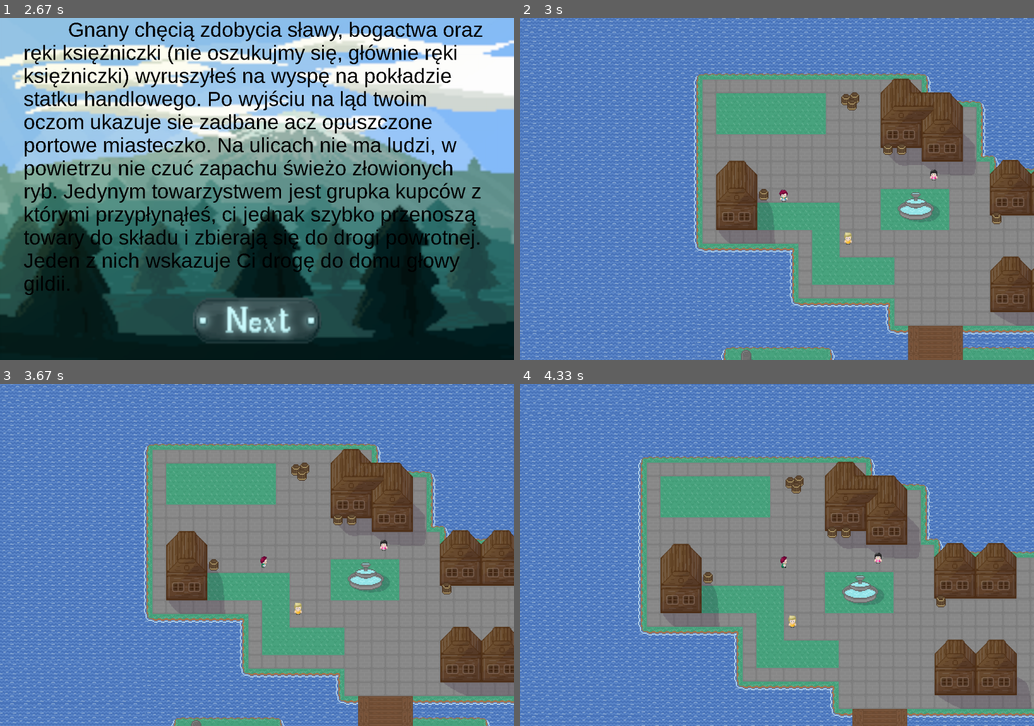
Above: before the commit, frames 1-4 (two rows, left to right).
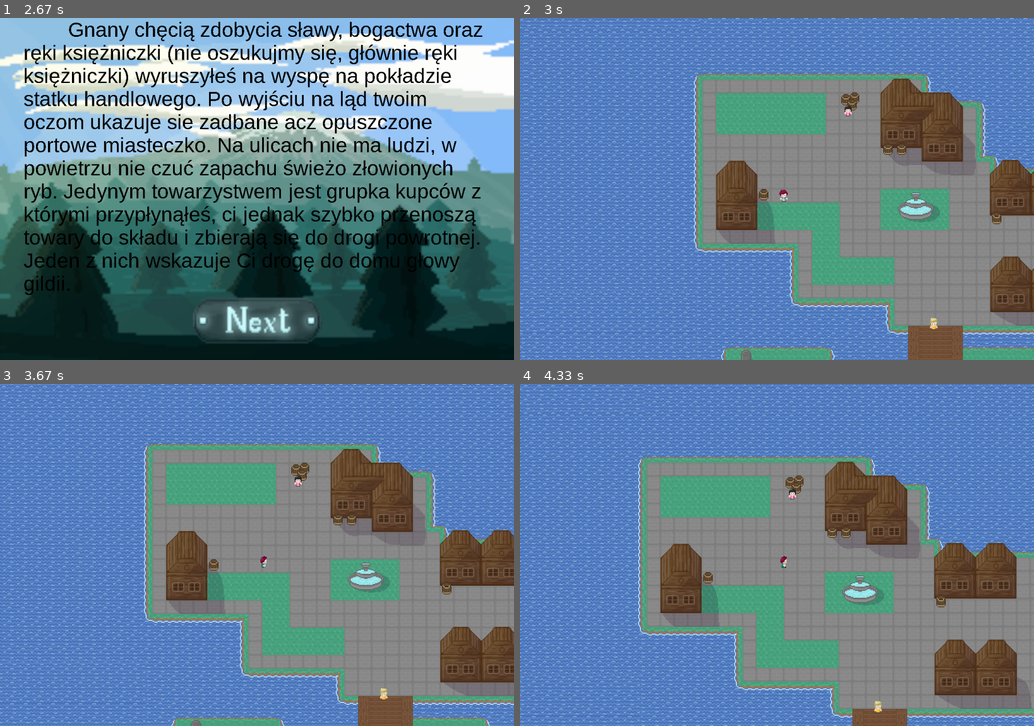
Above: after the commit, the same moments.

Repository: AGH-Narzedzia-Informatyczne-2020-2021/PyGame
Game: pygame game, started from nasza_gra/game.py
Same seed, same stepped clock (60 frames per second), same inputs: the game is played once before the commit and once after it.
Inputs (mouse positions are in pixels of both pictures, inside the frame that each line leads up to):
- Up to frame 1 (2.67 s): click (149, 267) at 0.38 s; click (257, 322) at 0.72 s; click (97, 137) at 1.05 s; click (257, 322) at 2.38 s
- Up to frame 2 (3 s): click (777, 322) at 2.72 s
- Up to frame 3 (3.67 s): hold Right 3-3.47 s; move the mouse to (185, 483) at 3.03 s; hold Up from 3.5 s (still down)
- Up to frame 4 (4.33 s): release Up at 3.8 s; hold Right 3.83-4.3 s

Frame 1 is identical in both runs. In frame 2, 0.2% of the frame differs, in the area x 63-82%, y 25-92%; in frame 3, 0.2%; in frame 4, 0.2%.

Commit message:
dialogi dzialaja do pewnego momentu gry i poprawki bledow z walka

Diff:
--- a/nasza_gra/game.py
+++ b/nasza_gra/game.py
@@ -94,7 +94,11 @@
     b = file.read()
 with open(os.path.join(tekst, 'tekst\\npc2_03.txt'), 'r', encoding="UTF-8") as file:
     c = file.read()
-NPC_2_DIALOG = [a, b, c]
+with open(os.path.join(tekst, 'tekst\\npc2_04.txt'), 'r', encoding="UTF-8") as file:
+    d = file.read()
+with open(os.path.join(tekst, 'tekst\\npc2_05.txt'), 'r', encoding="UTF-8") as file:
+    e = file.read()
+NPC_2_DIALOG = [a, b, c, "przerywnik", d, e, "koniec"]
 
 # FUNCKJE
 def text_objects(text, font, color):
@@ -319,7 +323,7 @@
 
 def fight():
     global FIGHT, ENEMY_NUM, FLAG_MOUSE
-    x = randint(1,4)
+    x = randint(1,3)
     if x == 1:
         wiadomosc = "No dalej, uderz go!"
     elif x == 2:
@@ -361,8 +365,8 @@
         pygame.display.update()
 
  # 0 = x, 1 = y, 2 = ikonka, 3 = ktory dialog, 4 = lista tekstow, 5 = numer
-NPC_POSITIONS = [   [950, 350, pygame.image.load(os.path.join(grafiki, 'grafiki\\npc1.png')), int(0), NPC_1_DIALOG, int(0)],
-                    [750, 500, pygame.image.load(os.path.join(grafiki, 'grafiki\\npc2.png')), int(0), NPC_2_DIALOG, int(1)]   ]
+NPC_POSITIONS = [   [750, 200, pygame.image.load(os.path.join(grafiki, 'grafiki\\npc1.png')), int(0), NPC_1_DIALOG, int(0)],
+                    [950, 700, pygame.image.load(os.path.join(grafiki, 'grafiki\\npc2.png')), int(0), NPC_2_DIALOG, int(1)]   ]
 
 NPC_NUM = 0
 
@@ -377,11 +381,18 @@
         if npc[0] + 50 >= playerX >= npc[0] - 50 and npc[1] + 50 >= playerY >= npc[1] - 50:
             NPC_NUM = npc
             button(450, 650, TBUTTON_D, TBUTTON_L, 'dialog')
-
+war1 = True
 def dialog():
-    global NPC, NPC_NUM, FLAG_MOUSE, NPC_1_DIALOG
+    global NPC, NPC_NUM, FLAG_MOUSE, NPC_1_DIALOG, war1
+    if ENEMY_POSITIONS[0][2] <= 0 and ENEMY_POSITIONS[5][2] <= 0 and war1 == True:
+        NPC_POSITIONS[1][3] += 1
+        war1 = False
     while NPC:
         if NPC_NUM[5] == 0 and NPC_NUM[3] > 6:
+            break
+        if NPC_NUM[5] == 1 and NPC_NUM[3] == 3:
+            break
+        if NPC_NUM[5] == 1 and NPC_NUM[3] == 6:
             break
         SCREEN.blit(RAMKA_DIALOGU, (0, 0))
         czcionka = pygame.font.SysFont('Arial', 40)
--- /dev/null
+++ b/nasza_gra/tekst/npc2_04.txt
@@ -0,0 +1 @@
+      Pitterson: No no, udało ci się i nawet nie krzyczałeś kiedy zobaczyłeś tego orka! Muszę przyznać, że jestem pod wrażeniem, nieźle sobie poradziłeś jak na nowego na tej nieszczęsnej wyspie.
--- /dev/null
+++ b/nasza_gra/tekst/npc2_05.txt
@@ -0,0 +1 @@
+      Pitterson: Jeśli faktycznie chcesz spróbować oczyścić ją z potworów musisz uderzyć w serce ich obozowiska. Kieruj się na wschód od miasta a najdziesz je niechybnie. Jeśli uda ci się przeżyć starcie porozmawiaj z Morrisonem, skontaktuje się on z królem. Powodzenia.
